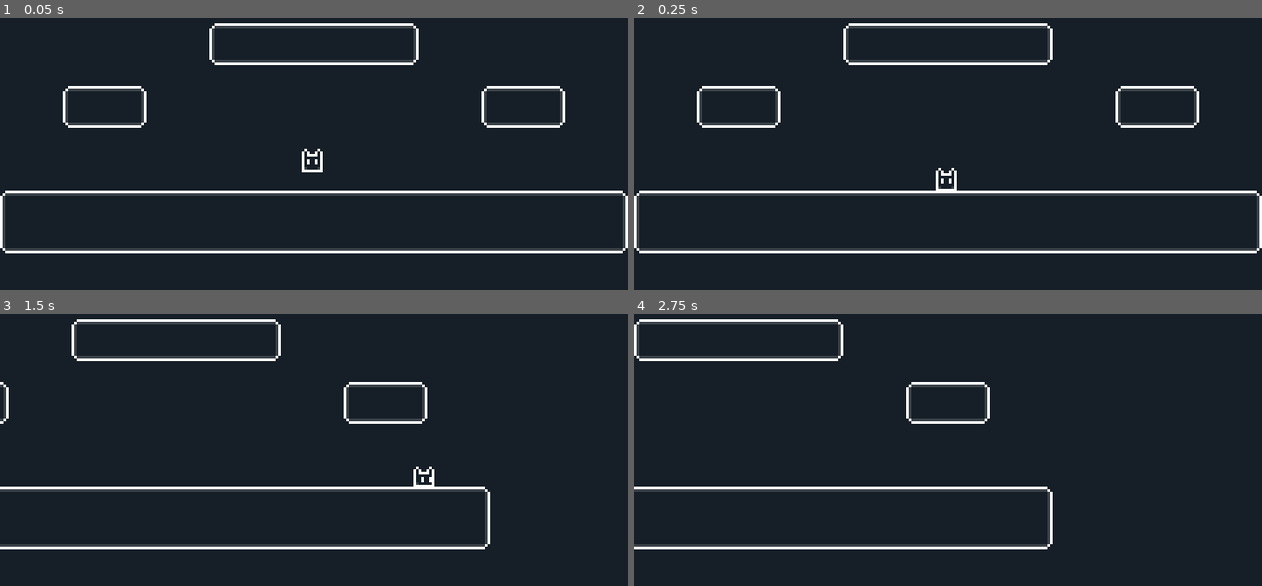
Above: before the commit, frames 1-4 (two rows, left to right).
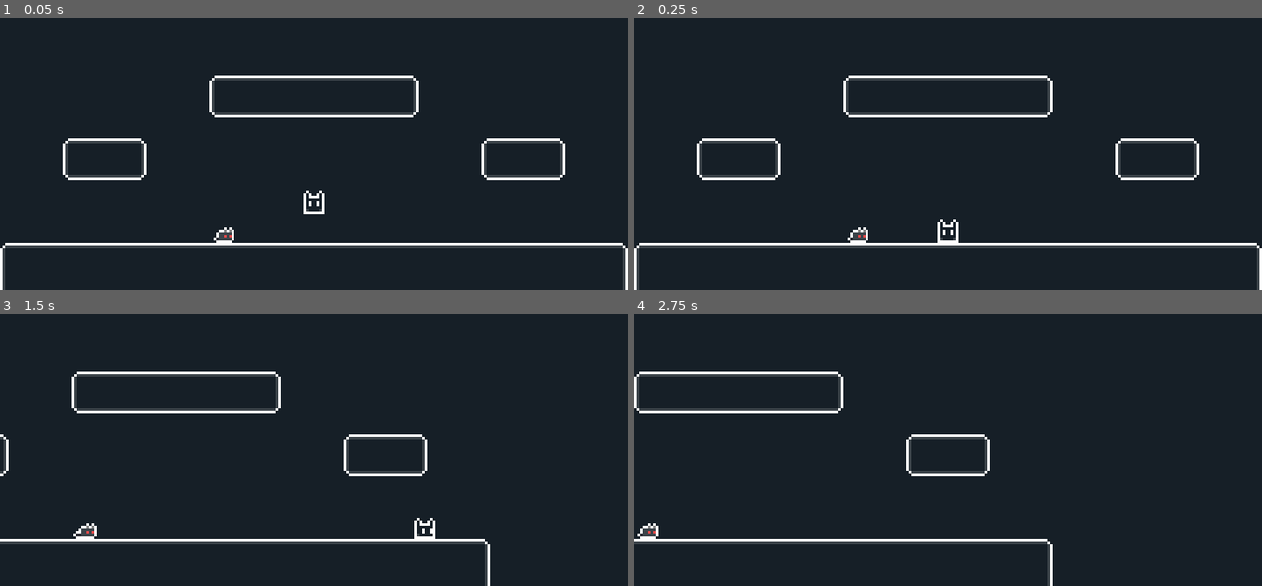
Above: after the commit, the same moments.

Repository: adityarahmanda/RabvantureGodot
Game: Godot game, scene res://Scenes/World.tscn
Two runs of this game, one before a commit and one after it. Both use one fixed random seed, a clock stepped at 60 frames per second and the inputs below. Before the commit the project starts from res://world.tscn.
Inputs (mouse positions are in pixels of both pictures, inside the frame that each line leads up to):
- Up to frame 1 (0.05 s): no input
- Up to frame 2 (0.25 s): no input
- Up to frame 3 (1.5 s): tap Enter (ui_accept) at 0.5, 0.77 s; move the mouse to (452, 392) at 0.52 s; hold Right (ui_right) from 0.53 s (still down); click (452, 392) at 0.67 s; move the mouse to (188, 428) at 1.27 s
- Up to frame 4 (2.75 s): tap Enter (ui_accept) at 1.52 s; move the mouse to (1010, 333) at 2.02 s; release Right (ui_right) at 2.03 s; hold Left (ui_left) from 2.03 s (still down)

The runs differ from the first frame. In frame 1, 12% of the frame differs, in the area x 0-100%, y 1-100%; in frame 2, 12%; in frame 3, 9.5%; in frame 4, 8.4%.

Commit message:
add core scripts

Diff:
--- /dev/null
+++ b/Entities/EnemyRat.tscn
@@ -0,0 +1,77 @@
+[gd_scene load_steps=9 format=3 uid="uid://d0vxcbdepsvch"]
+
+[ext_resource type="Script" path="res://Scripts/Enemy/EnemyRatEntity.gd" id="1_aa2fm"]
+[ext_resource type="Texture2D" uid="uid://dhw1s1dvbani0" path="res://Sprites/Rat.png" id="2_l0uqs"]
+[ext_resource type="Script" path="res://Scripts/Obstacle/Area2DObstacle.gd" id="3_kvbr8"]
+
+[sub_resource type="Animation" id="Animation_xvcas"]
+resource_name = "Idle"
+length = 0.5
+loop_mode = 1
+step = 0.05
+tracks/0/type = "value"
+tracks/0/imported = false
+tracks/0/enabled = true
+tracks/0/path = NodePath("Sprite2D:frame")
+tracks/0/interp = 1
+tracks/0/loop_wrap = true
+tracks/0/keys = {
+"times": PackedFloat32Array(0, 0.25),
+"transitions": PackedFloat32Array(1, 1),
+"update": 1,
+"values": [0, 1]
+}
+
+[sub_resource type="Animation" id="Animation_ei878"]
+length = 0.001
+tracks/0/type = "value"
+tracks/0/imported = false
+tracks/0/enabled = true
+tracks/0/path = NodePath("Sprite2D:frame")
+tracks/0/interp = 1
+tracks/0/loop_wrap = true
+tracks/0/keys = {
+"times": PackedFloat32Array(0),
+"transitions": PackedFloat32Array(1),
+"update": 1,
+"values": [0]
+}
+
+[sub_resource type="AnimationLibrary" id="AnimationLibrary_u8iwk"]
+_data = {
+"Idle": SubResource("Animation_xvcas"),
+"RESET": SubResource("Animation_ei878")
+}
+
+[sub_resource type="RectangleShape2D" id="RectangleShape2D_syfhm"]
+size = Vector2(6.96015, 5.00458)
+
+[sub_resource type="RectangleShape2D" id="RectangleShape2D_hdlot"]
+size = Vector2(7.31324, 5.29569)
+
+[node name="EnemyEntity" type="CharacterBody2D"]
+script = ExtResource("1_aa2fm")
+
+[node name="Sprite2D" type="Sprite2D" parent="."]
+texture = ExtResource("2_l0uqs")
+hframes = 2
+
+[node name="AnimationPlayer" type="AnimationPlayer" parent="."]
+playback_process_mode = 0
+libraries = {
+"": SubResource("AnimationLibrary_u8iwk")
+}
+
+[node name="CollisionShape2D" type="CollisionShape2D" parent="."]
+position = Vector2(1.01191, 0.50229)
+shape = SubResource("RectangleShape2D_syfhm")
+
+[node name="Area2D" type="Area2D" parent="."]
+script = ExtResource("3_kvbr8")
+
+[node name="CollisionShape2D" type="CollisionShape2D" parent="Area2D"]
+position = Vector2(0.991453, 0.462679)
+shape = SubResource("RectangleShape2D_hdlot")
+debug_color = Color(0.8, 0.352941, 0.607843, 0.419608)
+
+[connection signal="body_entered" from="Area2D" to="Area2D" method="_on_body_entered"]
--- /dev/null
+++ b/Entities/Player.tscn
@@ -0,0 +1,126 @@
+[gd_scene load_steps=11 format=3 uid="uid://8dxu3a8poib7"]
+
+[ext_resource type="Script" path="res://Scripts/Player/PlayerEntity.gd" id="1_7g2fw"]
+[ext_resource type="Texture2D" uid="uid://dgcacn63rq4lc" path="res://Sprites/rabbit.png" id="2_7ahq6"]
+[ext_resource type="Script" path="res://Scripts/Player/PlayerAnimation.gd" id="3_rpphb"]
+
+[sub_resource type="RectangleShape2D" id="RectangleShape2D_r0e1a"]
+size = Vector2(7.98661, 5.97756)
+
+[sub_resource type="Animation" id="Animation_mvh8r"]
+resource_name = "ChargeJumpingIdle"
+length = 0.5
+step = 0.05
+tracks/0/type = "value"
+tracks/0/imported = false
+tracks/0/enabled = true
+tracks/0/path = NodePath("Sprite2D:frame")
+tracks/0/interp = 1
+tracks/0/loop_wrap = true
+tracks/0/keys = {
+"times": PackedFloat32Array(0, 0.25),
+"transitions": PackedFloat32Array(1, 1),
+"update": 1,
+"values": [4, 5]
+}
+
+[sub_resource type="Animation" id="Animation_cibaa"]
+resource_name = "ChargeJumpingWalk"
+length = 0.5
+step = 0.05
+tracks/0/type = "value"
+tracks/0/imported = false
+tracks/0/enabled = true
+tracks/0/path = NodePath("Sprite2D:frame")
+tracks/0/interp = 1
+tracks/0/loop_wrap = true
+tracks/0/keys = {
+"times": PackedFloat32Array(0, 0.25),
+"transitions": PackedFloat32Array(1, 1),
+"update": 1,
+"values": [6, 7]
+}
+
+[sub_resource type="Animation" id="Animation_7kmth"]
+resource_name = "Idle"
+length = 0.5
+loop_mode = 1
+step = 0.05
+tracks/0/type = "value"
+tracks/0/imported = false
+tracks/0/enabled = true
+tracks/0/path = NodePath("Sprite2D:frame")
+tracks/0/interp = 1
+tracks/0/loop_wrap = true
+tracks/0/keys = {
+"times": PackedFloat32Array(0, 0.25),
+"transitions": PackedFloat32Array(1, 1),
+"update": 1,
+"values": [0, 1]
+}
+
+[sub_resource type="Animation" id="Animation_082l0"]
+length = 0.001
+tracks/0/type = "value"
+tracks/0/imported = false
+tracks/0/enabled = true
+tracks/0/path = NodePath("Sprite2D:frame")
+tracks/0/interp = 1
+tracks/0/loop_wrap = true
+tracks/0/keys = {
+"times": PackedFloat32Array(0),
+"transitions": PackedFloat32Array(1),
+"update": 1,
+"values": [6]
+}
+
+[sub_resource type="Animation" id="Animation_6663p"]
+resource_name = "Walk"
+length = 0.5
+loop_mode = 1
+step = 0.05
+tracks/0/type = "value"
+tracks/0/imported = false
+tracks/0/enabled = true
+tracks/0/path = NodePath("Sprite2D:frame")
+tracks/0/interp = 1
+tracks/0/loop_wrap = true
+tracks/0/keys = {
+"times": PackedFloat32Array(0, 0.25),
+"transitions": PackedFloat32Array(1, 1),
+"update": 1,
+"values": [2, 3]
+}
+
+[sub_resource type="AnimationLibrary" id="AnimationLibrary_ur0y1"]
+_data = {
+"ChargeJumpingIdle": SubResource("Animation_mvh8r"),
+"ChargeJumpingWalk": SubResource("Animation_cibaa"),
+"Idle": SubResource("Animation_7kmth"),
+"RESET": SubResource("Animation_082l0"),
+"Walk": SubResource("Animation_6663p")
+}
+
+[node name="PlayerEntity" type="CharacterBody2D" groups=["Player"]]
+script = ExtResource("1_7g2fw")
+
+[node name="Sprite2D" type="Sprite2D" parent="."]
+texture_filter = 1
+position = Vector2(0, -1)
+texture = ExtResource("2_7ahq6")
+offset = Vector2(0.5, 0)
+hframes = 4
+vframes = 2
+frame = 6
+
+[node name="CollisionShape2D" type="CollisionShape2D" parent="."]
+position = Vector2(0.0257881, 0.494241)
+shape = SubResource("RectangleShape2D_r0e1a")
+
+[node name="AnimationPlayer" type="AnimationPlayer" parent="." node_paths=PackedStringArray("player")]
+playback_process_mode = 0
+libraries = {
+"": SubResource("AnimationLibrary_ur0y1")
+}
+script = ExtResource("3_rpphb")
+player = NodePath("..")
--- /dev/null
+++ b/Scenes/Obstacle.gd
@@ -0,0 +1,4 @@
+extends PhysicsBody2D
+
+func _on_input_event(viewport, event, shape_idx):
+	pass # Replace with function body.
--- a/world.tscn
+++ b/Scenes/World.tscn
@@ -1,16 +1,16 @@
-[gd_scene load_steps=17 format=3 uid="uid://cn8jvk4udikk5"]
-
-[ext_resource type="Script" path="res://camera.gd" id="1_8gu3r"]
-[ext_resource type="Texture2D" uid="uid://dw748ui3xr6rv" path="res://Sprites/Tileset.png" id="2_2nt3c"]
-[ext_resource type="Script" path="res://Player.gd" id="2_2vu2w"]
-[ext_resource type="Texture2D" uid="uid://b7bt1sjsgu6d2" path="res://Sprites/Water.png" id="3_bysn3"]
-[ext_resource type="Texture2D" uid="uid://dgcacn63rq4lc" path="res://Sprites/rabbit.png" id="3_dydlt"]
+[gd_scene load_steps=10 format=3 uid="uid://cn8jvk4udikk5"]
+
+[ext_resource type="Script" path="res://Scripts/MainCamera.gd" id="1_53ebw"]
+[ext_resource type="Texture2D" uid="uid://dw748ui3xr6rv" path="res://Sprites/Tileset.png" id="2_yqqxh"]
+[ext_resource type="Texture2D" uid="uid://b7bt1sjsgu6d2" path="res://Sprites/Water.png" id="3_6go1c"]
+[ext_resource type="PackedScene" uid="uid://8dxu3a8poib7" path="res://Entities/Player.tscn" id="4_obr7k"]
+[ext_resource type="PackedScene" uid="uid://d0vxcbdepsvch" path="res://Entities/EnemyRat.tscn" id="6_t6mga"]
 
 [sub_resource type="TileMapPattern" id="TileMapPattern_7or0s"]
 tile_data = PackedInt32Array(0, 1, 0, 65536, 1, 1, 131072, 1, 2, 1, 65537, 0, 65537, 65537, 1, 131073, 65537, 2, 2, 131073, 0, 65538, 131073, 1, 131074, 131073, 2)
 
 [sub_resource type="TileSetAtlasSource" id="TileSetAtlasSource_b5twd"]
-texture = ExtResource("2_2nt3c")
+texture = ExtResource("2_yqqxh")
 texture_region_size = Vector2i(8, 8)
 0:0/0 = 0
 0:0/0/terrain_set = 0
@@ -204,109 +204,10 @@
 sources/2 = SubResource("TileSetAtlasSource_0ryeq")
 pattern_0 = SubResource("TileMapPattern_7or0s")
 
-[sub_resource type="RectangleShape2D" id="RectangleShape2D_uh6ah"]
-size = Vector2(7, 6)
-
-[sub_resource type="Animation" id="Animation_mvh8r"]
-resource_name = "ChargeJumpingIdle"
-length = 0.5
-loop_mode = 1
-step = 0.05
-tracks/0/type = "value"
-tracks/0/imported = false
-tracks/0/enabled = true
-tracks/0/path = NodePath("Sprite2D:frame")
-tracks/0/interp = 1
-tracks/0/loop_wrap = true
-tracks/0/keys = {
-"times": PackedFloat32Array(0, 0.25),
-"transitions": PackedFloat32Array(1, 1),
-"update": 1,
-"values": [4, 5]
-}
-
-[sub_resource type="Animation" id="Animation_cibaa"]
-resource_name = "ChargeJumpingWalk"
-length = 0.5
-loop_mode = 1
-step = 0.05
-tracks/0/type = "value"
-tracks/0/imported = false
-tracks/0/enabled = true
-tracks/0/path = NodePath("Sprite2D:frame")
-tracks/0/interp = 1
-tracks/0/loop_wrap = true
-tracks/0/keys = {
-"times": PackedFloat32Array(0, 0.25),
-"transitions": PackedFloat32Array(1, 1),
-"update": 1,
-"values": [6, 7]
-}
-
-[sub_resource type="Animation" id="Animation_7kmth"]
-resource_name = "Idle"
-length = 0.5
-loop_mode = 1
-step = 0.05
-tracks/0/type = "value"
-tracks/0/imported = false
-tracks/0/enabled = true
-tracks/0/path = NodePath("Sprite2D:frame")
-tracks/0/interp = 2
-tracks/0/loop_wrap = true
-tracks/0/keys = {
-"times": PackedFloat32Array(0, 0.25),
-"transitions": PackedFloat32Array(1, 1),
-"update": 1,
-"values": [0, 1]
-}
-
-[sub_resource type="Animation" id="Animation_082l0"]
-length = 0.001
-tracks/0/type = "value"
-tracks/0/imported = false
-tracks/0/enabled = true
-tracks/0/path = NodePath("Sprite2D:frame")
-tracks/0/interp = 1
-tracks/0/loop_wrap = true
-tracks/0/keys = {
-"times": PackedFloat32Array(0),
-"transitions": PackedFloat32Array(1),
-"update": 1,
-"values": [0]
-}
-
-[sub_resource type="Animation" id="Animation_6663p"]
-resource_name = "Walk"
-length = 0.5
-loop_mode = 1
-step = 0.05
-tracks/0/type = "value"
-tracks/0/imported = false
-tracks/0/enabled = true
-tracks/0/path = NodePath("Sprite2D:frame")
-tracks/0/interp = 1
-tracks/0/loop_wrap = true
-tracks/0/keys = {
-"times": PackedFloat32Array(0, 0.25),
-"transitions": PackedFloat32Array(1, 1),
-"update": 1,
-"values": [2, 3]
-}
-
-[sub_resource type="AnimationLibrary" id="AnimationLibrary_ur0y1"]
-_data = {
-"ChargeJumpingIdle": SubResource("Animation_mvh8r"),
-"ChargeJumpingWalk": SubResource("Animation_cibaa"),
-"Idle": SubResource("Animation_7kmth"),
-"RESET": SubResource("Animation_082l0"),
-"Walk": SubResource("Animation_6663p")
-}
-
 [node name="world" type="Node2D"]
 
-[node name="Camera2D" type="Camera2D" parent="."]
-position = Vector2(0, -38)
+[node name="Camera2D" type="Camera2D" parent="." node_paths=PackedStringArray("followTarget")]
+offset = Vector2(0, -20)
 process_callback = 0
 limit_left = -200
 limit_top = -500
@@ -316,11 +217,11 @@
 position_smoothing_speed = 8.0
 drag_horizontal_enabled = true
 drag_left_margin = 0.1
-drag_top_margin = 0.1
 drag_right_margin = 0.1
-drag_bottom_margin = 0.1
 editor_draw_limits = true
-script = ExtResource("1_8gu3r")
+editor_draw_drag_margin = true
+script = ExtResource("1_53ebw")
+followTarget = NodePath("../PlayerEntity")
 
 [node name="TileMap" type="TileMap" parent="."]
 texture_filter = 1
@@ -328,27 +229,8 @@
 format = 2
 layer_0/tile_data = PackedInt32Array(-1, 262145, 0, 65535, 262145, 1, 0, 262145, 1, 1, 262145, 1, -65535, 262145, 0, -6 …(2193 unchanged characters)…
 
-[node name="Player" type="CharacterBody2D" parent="."]
-position = Vector2(0, 12)
-script = ExtResource("2_2vu2w")
-metadata/speed = 150.0
-metadata/minJumpVelocity = 100.0
-metadata/maxJumpVelocity = 300.0
-metadata/chargeJumpTime = 1.0
-metadata/jumpForgiveness = 0.2
-
-[node name="Sprite2D" type="Sprite2D" parent="Player"]
-texture_filter = 1
-position = Vector2(0, -33)
-texture = ExtResource("3_dydlt")
-hframes = 4
-vframes = 2
-
-[node name="CollisionShape2D" type="CollisionShape2D" parent="Player"]
-position = Vector2(-0.5, -32)
-shape = SubResource("RectangleShape2D_uh6ah")
-
-[node name="AnimationPlayer" type="AnimationPlayer" parent="Player"]
-libraries = {
-"": SubResource("AnimationLibrary_ur0y1")
-}
+[node name="PlayerEntity" parent="." instance=ExtResource("4_obr7k")]
+position = Vector2(0, -24)
+
+[node name="EnemyRat" parent="." instance=ExtResource("6_t6mga")]
+position = Vector2(-35, -11)
--- /dev/null
+++ b/Scripts/Enemy/EnemyRatEntity.gd
@@ -0,0 +1,8 @@
+extends Entity
+class_name EnemyRatEntity
+
+func _ready():
+	$AnimationPlayer.play("Idle")
+
+func _physics_process(delta):
+	move_and_slide()
--- /dev/null
+++ b/Scripts/Entity.gd
@@ -0,0 +1,4 @@
+extends CharacterBody2D
+class_name Entity
+
+@export var speed = 100.0
--- /dev/null
+++ b/Scripts/Global.gd
@@ -0,0 +1,3 @@
+extends Node
+
+var test = 99
--- /dev/null
+++ b/Scripts/MainCamera.gd
@@ -0,0 +1,7 @@
+extends Camera2D
+
+@export var followTarget : Node2D
+@export var speed = 5
+
+func _process(delta):
+	position = lerp(position, followTarget.position, speed * delta)
--- /dev/null
+++ b/Scripts/Obstacle/Area2DObstacle.gd
@@ -0,0 +1,6 @@
+extends Area2D
+class_name ObstacleEntity
+
+func _on_body_entered(body):
+	if body.is_in_group("Player"):
+		body.die()
--- /dev/null
+++ b/Scripts/Player/PlayerAnimation.gd
@@ -0,0 +1,16 @@
+extends AnimationPlayer
+
+@export var player: PlayerEntity
+
+var currentAnimation = "Idle"
+
+func _process(_delta):
+	handle_animation()
+
+func handle_animation():
+	if player.isChargeJumping and player.is_on_floor():
+		currentAnimation = "ChargeJumpingWalk" if player.direction else "ChargeJumpingIdle"
+	else:
+		currentAnimation = "Walk" if player.direction else "Idle"
+
+	play(currentAnimation)
--- a/Player.gd
+++ b/Scripts/Player/PlayerEntity.gd
@@ -1,6 +1,6 @@
-extends CharacterBody2D
+extends Entity
+class_name PlayerEntity
 
-@export var speed = 100.0
 @export var minJumpVelocity = 150.0
 @export var maxJumpVelocity = 300.0
 @export var chargeJumpTime = 1.0
@@ -19,7 +19,6 @@
 func _physics_process(delta):
 	handle_movement(delta)
 	handle_facing()
-	handle_animation()
 
 func handle_movement(delta):
 	# Handle Jump
@@ -48,7 +47,6 @@
 
 	elapsedJumpTime += delta
 	if elapsedJumpTime <= jumpForgiveness and ungroundedTime <= jumpForgiveness and !isJumping and !isChargeJumping:
-		print(jumpVelocity)
 		velocity.y = -jumpVelocity
 		isJumping = true
 
@@ -67,10 +65,5 @@
 	elif direction < 0:
 		$Sprite2D.scale.x = -1
 
-func handle_animation():
-	if isChargeJumping and is_on_floor():
-		currentAnimation = "ChargeJumpingWalk" if direction else "ChargeJumpingIdle"
-	else:
-		currentAnimation = "Walk" if direction else "Idle"
-
-	$AnimationPlayer.play(currentAnimation)
+func die():
+	print("Die")
--- a/camera.gd
+++ /dev/null
@@ -1,7 +0,0 @@
-extends Camera2D
-
-@onready var player = $"../Player"
-@export var speed = 5
-
-func _process(delta):
-	position = lerp(position, player.position, speed * delta)
--- a/project.godot
+++ b/project.godot
@@ -11,9 +11,13 @@
 [application]
 
 config/name="Rabvanture"
-run/main_scene="res://world.tscn"
+run/main_scene="res://Scenes/World.tscn"
 config/features=PackedStringArray("4.1", "GL Compatibility")
 config/icon="res://icon.svg"
+
+[autoload]
+
+Global="*res://Scripts/Global.gd"
 
 [display]
 
Not shown: 1 places in Scenes/World.tscn that only renumber resources
